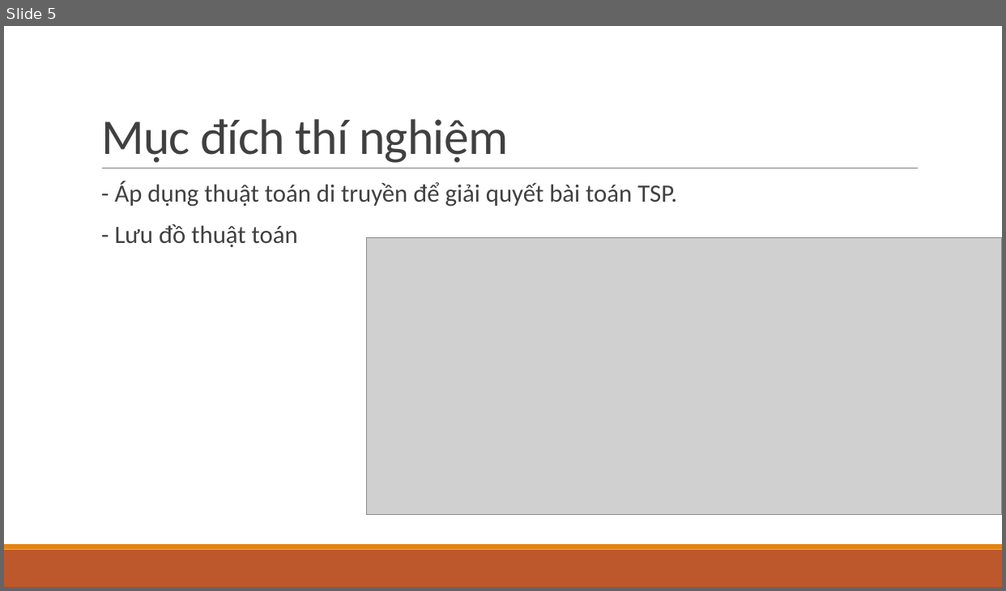
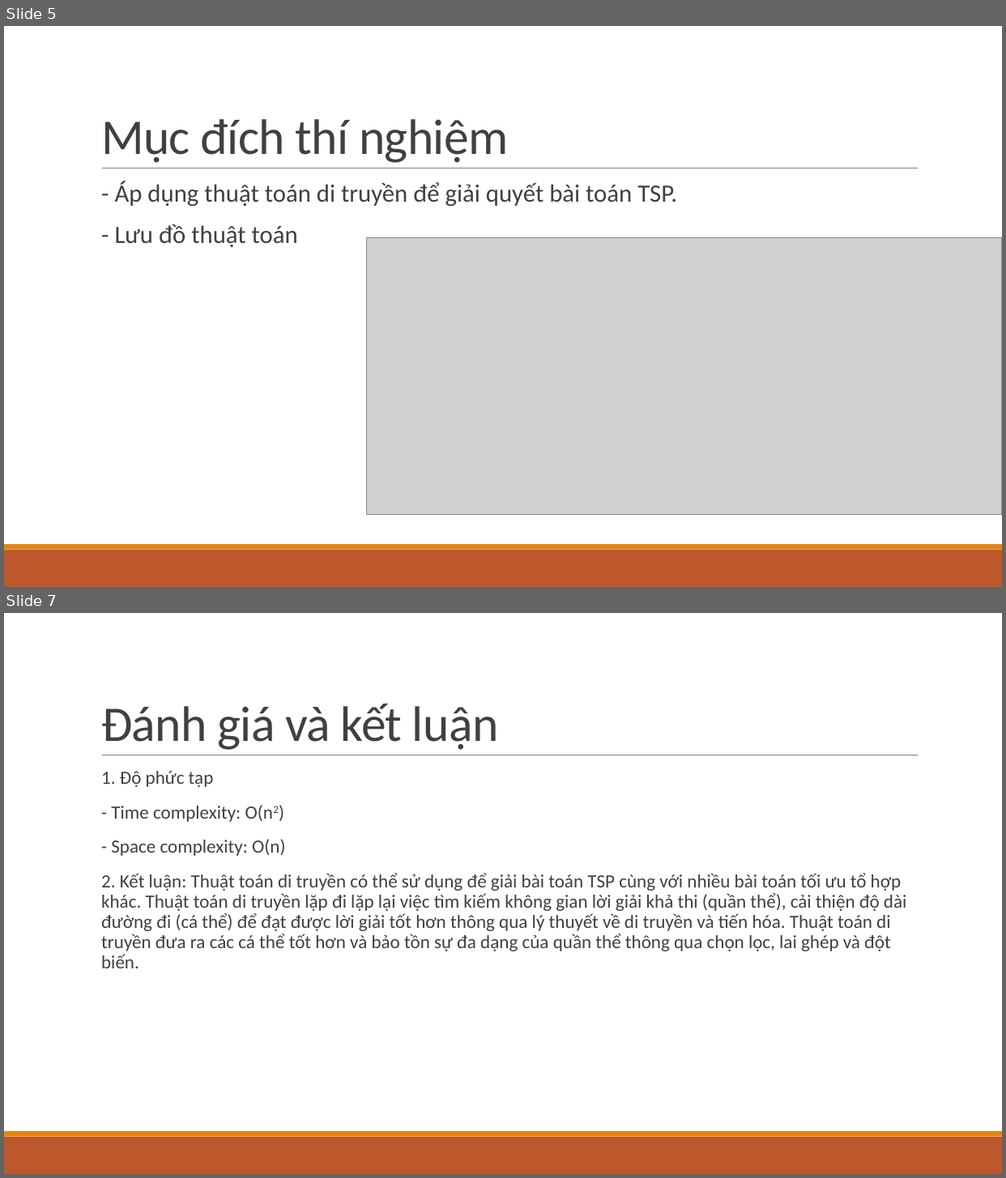
Before and after one commit to nmq443/Midterm, a slide deck: Tối ưu hóa.pptx. Shown one above the other, each under a label of ours: slide 5 before the commit, slides 5 and 7 after it; the slides between them are not shown. The pictures are 1006x591 and 1006x1178 pixels, drawn with LibreOffice and Linux fonts; fonts in the diff are those of the drawing; grey boxes stand for pictures. Boxes give left, top, right and bottom in pixels: in the first picture for what was removed or moved away, otherwise in the second. Text is boxed around its words. In the diff, an @@ line names an element or a change of style, - is before the commit and + after.

```diff
--- a/Tối ưu hóa.pptx
+++ b/Tối ưu hóa.pptx
@@ slide 7 added at <box>4,613,1002,1174</box>, background #FFFFFF; not listed: 3 template elements that a slide beside it also shows @@
@@ title added at <box>101,704,498,750</box>, 48 pt, text #404040 @@
+Đánh giá và kết luận
@@ text added at <box>101,770,906,969</box>, 18 pt, text #404040 @@
+  1. Độ phức tạp
+  - Time complexity: O(n2)
+  - Space complexity: O(n)
+  2. Kết luận: Thuật toán di truyền có thể sử dụng để giải bài toán TSP cùng với nhiều bài toán tối ưu tổ hợp khác. Thuật toán di truyền lặp đi lặp lại việc tìm kiếm không gian lời giải khả thi (quần thể), cải thiện độ dài đường đi (cá thể) để đạt được lời giải tốt hơn thông qua lý thuyết về di truyền và tiến hóa. Thuật toán di truyền đưa ra các cá thể tốt hơn và bảo tồn sự đa dạng của quần thể thông qua chọn lọc, lai ghép và đột biến.
```
Also in this commit, not shown: 1 slide changed, 1 slide removed, 1 other file.
